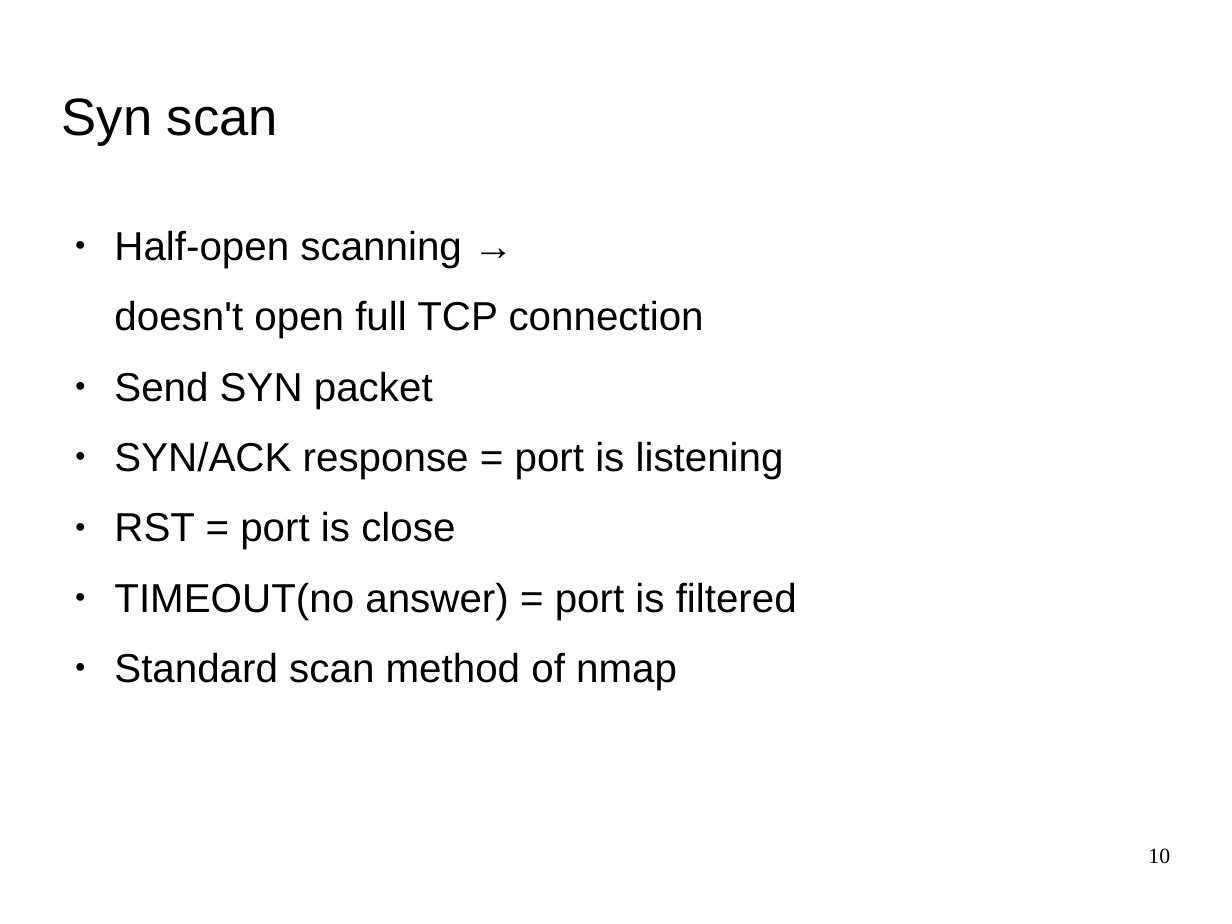
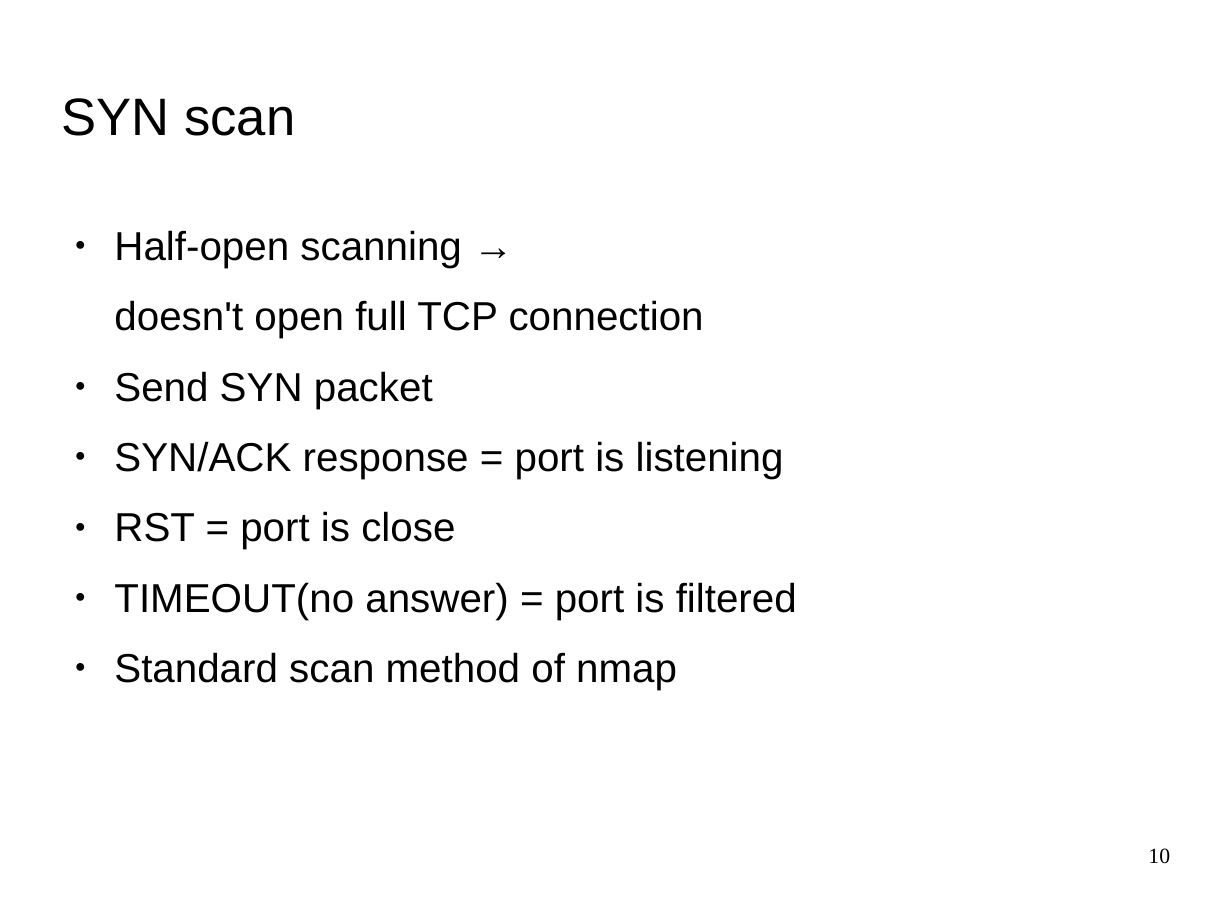
Before and after one commit to herrBez/PortScanner, a slide deck: slide 10 of slides/presentation.odp. Drawn at 1232x924 pixels with LibreOffice and Linux fonts; fonts in the diff are those of the drawing; background and template pictures are left out. Boxes give left, top, right and bottom in pixels: in the first picture for what was removed or moved away, otherwise in the second. Text is boxed around its words. In the diff, an @@ line names an element or a change of style, - is before the commit and + after.

```diff
--- a/slides/presentation.odp
+++ b/slides/presentation.odp
@@ title at [62, 98, 295, 136]: text changed @@
-Syn scan
+SYN scan
```
Also in this commit, not shown: 3 other slides changed, 1 slide added.
